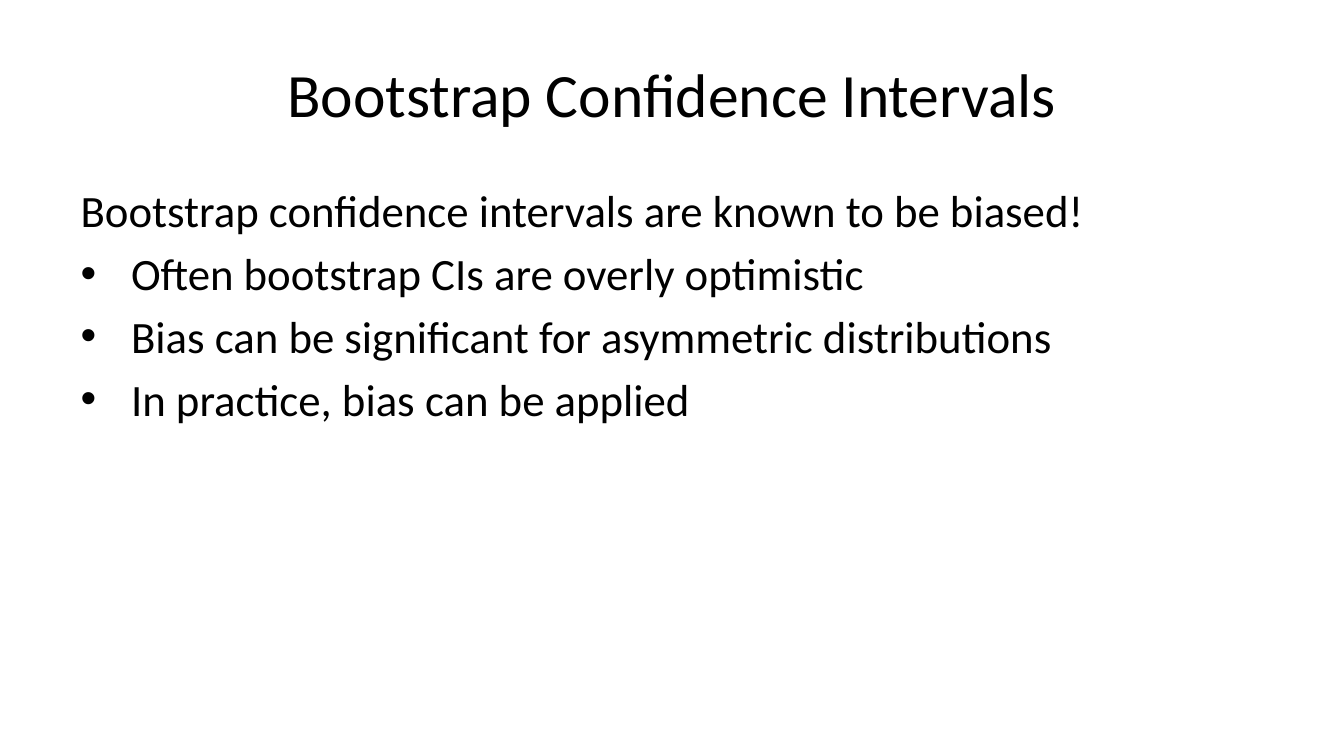
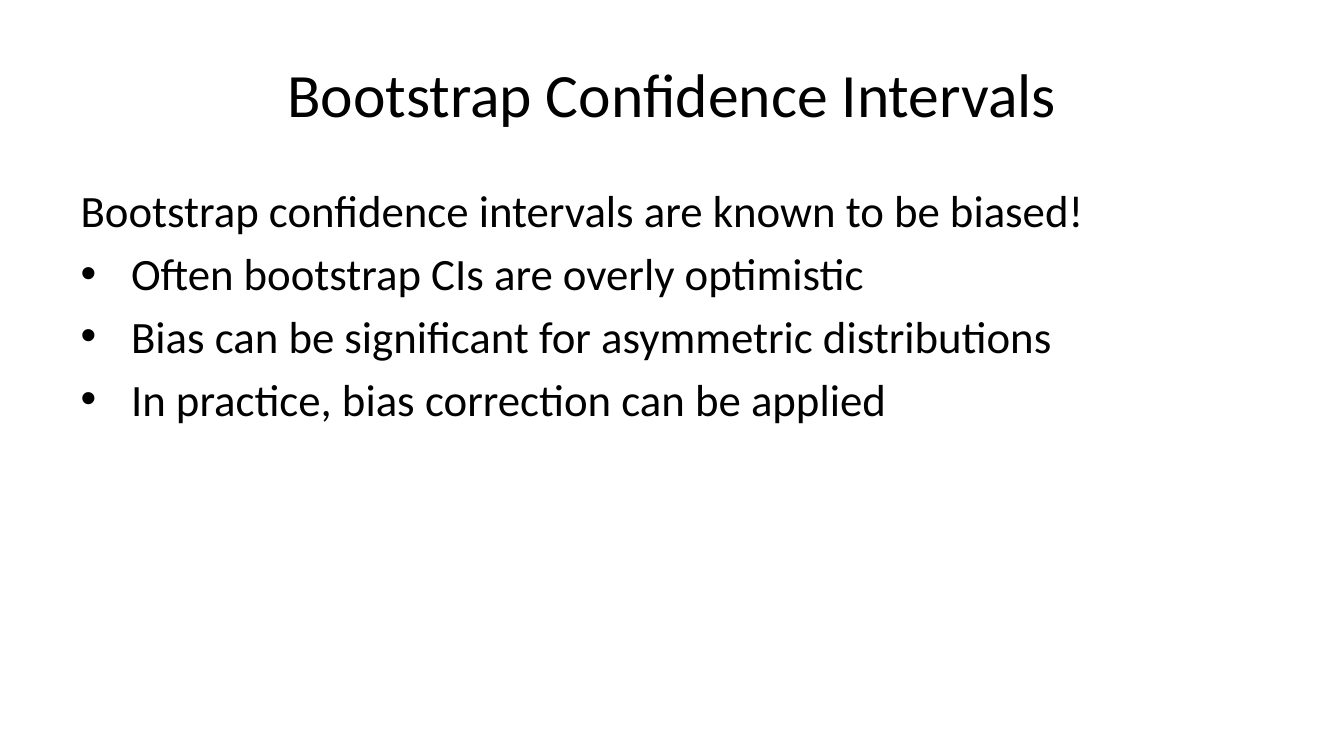
Before and after one commit to StephenElston/CSCI-E-83, a slide deck: slide 19 of LectureSlides/06b_IntroductionToBootstrap.pptx. Drawn at 1344x756 pixels with LibreOffice and Linux fonts; fonts in the diff are those of the drawing. Boxes give left, top, right and bottom in pixels: in the first picture for what was removed or moved away, otherwise in the second. Text is boxed around its words. In the diff, an @@ line names an element or a change of style, - is before the commit and + after.

Commit message:
Updates and corrections to slides

```diff
--- a/LectureSlides/06b_IntroductionToBootstrap.pptx
+++ b/LectureSlides/06b_IntroductionToBootstrap.pptx
@@ text at box(131, 385, 886, 424): text changed @@
-• In practice, bias can be applied
+• In practice, bias correction can be applied
```
Also in this commit, not shown: 9 other slides changed.
